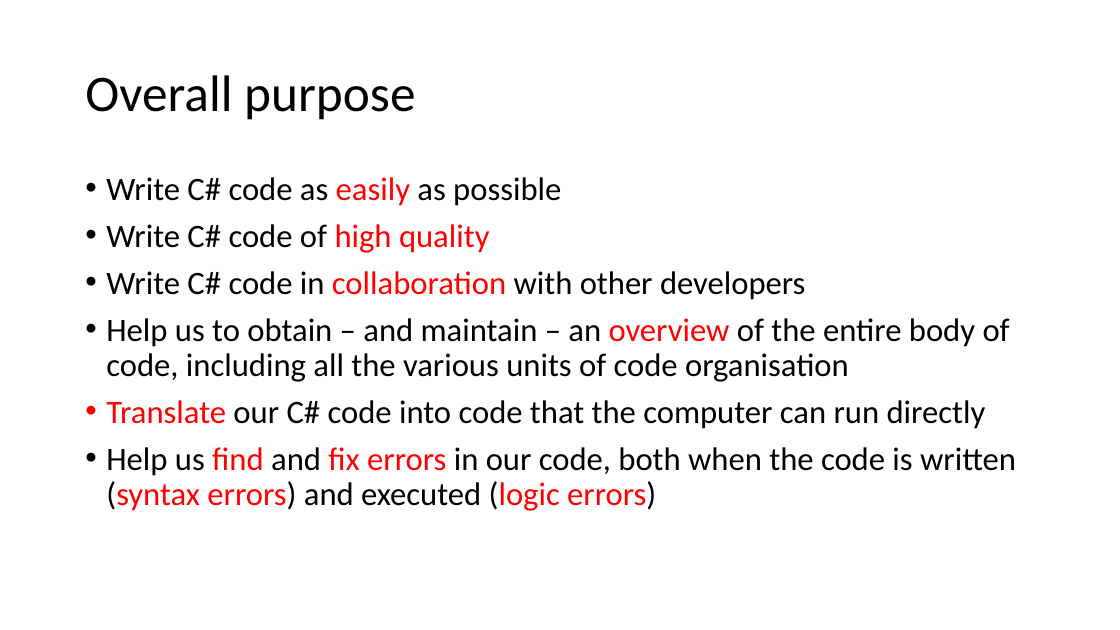
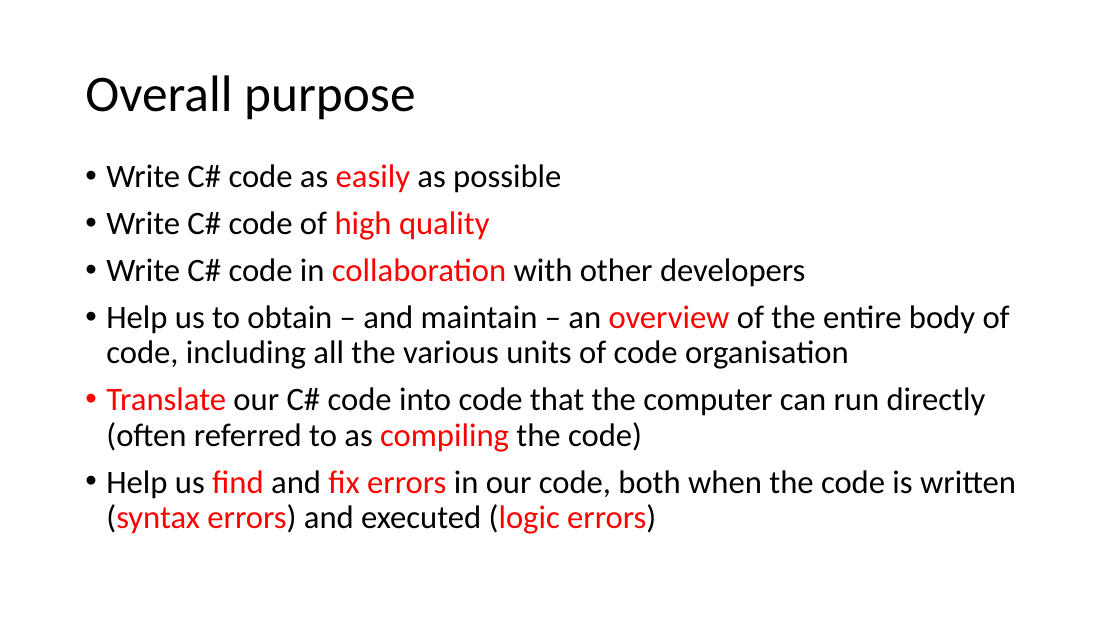
Before and after one commit to perslaursen/OOProg22, a slide deck: slide 2 of Chap/Start/Presentations/SoftwareTools.pptx. Drawn at 1120x630 pixels with LibreOffice and Linux fonts; fonts in the diff are those of the drawing. Boxes give left, top, right and bottom in pixels: in the first picture for what was removed or moved away, otherwise in the second. Text is boxed around its words. In the diff, an @@ line names an element or a change of style, - is before the commit and + after.

```diff
--- a/Chap/Start/Presentations/SoftwareTools.pptx
+++ b/Chap/Start/Presentations/SoftwareTools.pptx
@@ text "Write C# code as easily ...": place and size @@
-text "Write C# code as easily ..." at (106, 177, 1016, 511)
+text "Write C# code as easily ..." at (106, 164, 1016, 534)
@@ text at (106, 387, 986, 452): text changed @@
-• Translate our C# code into code that the computer can run directly
+• Translate our C# code into code that the computer can run directly (often referred to as compiling the code)
```
Also in this commit, not shown: 1 other slide changed, 8 other files.
